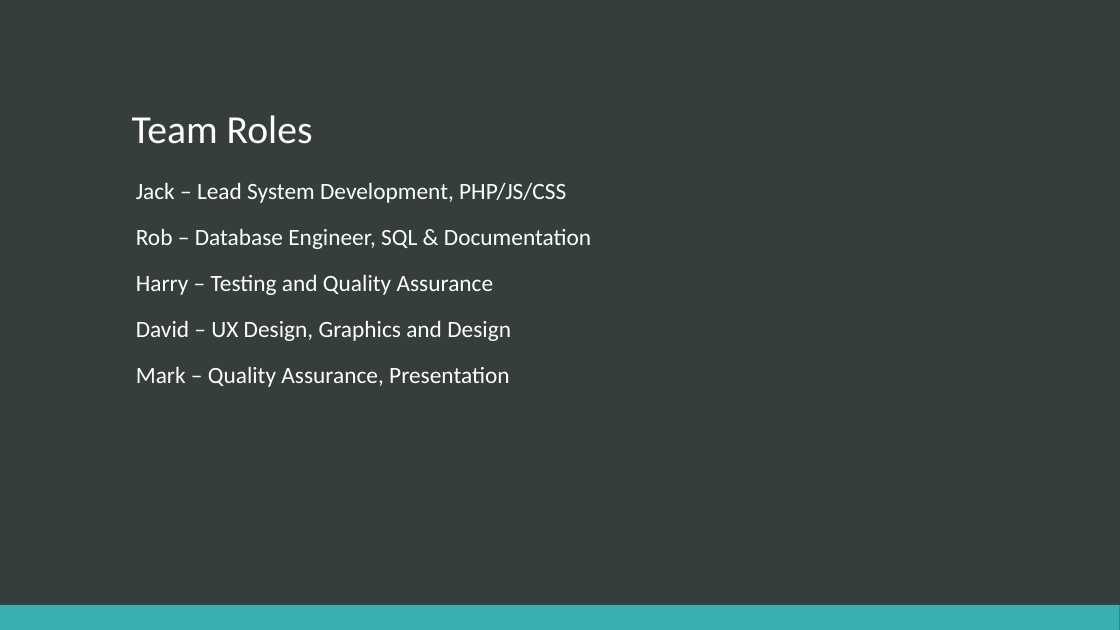
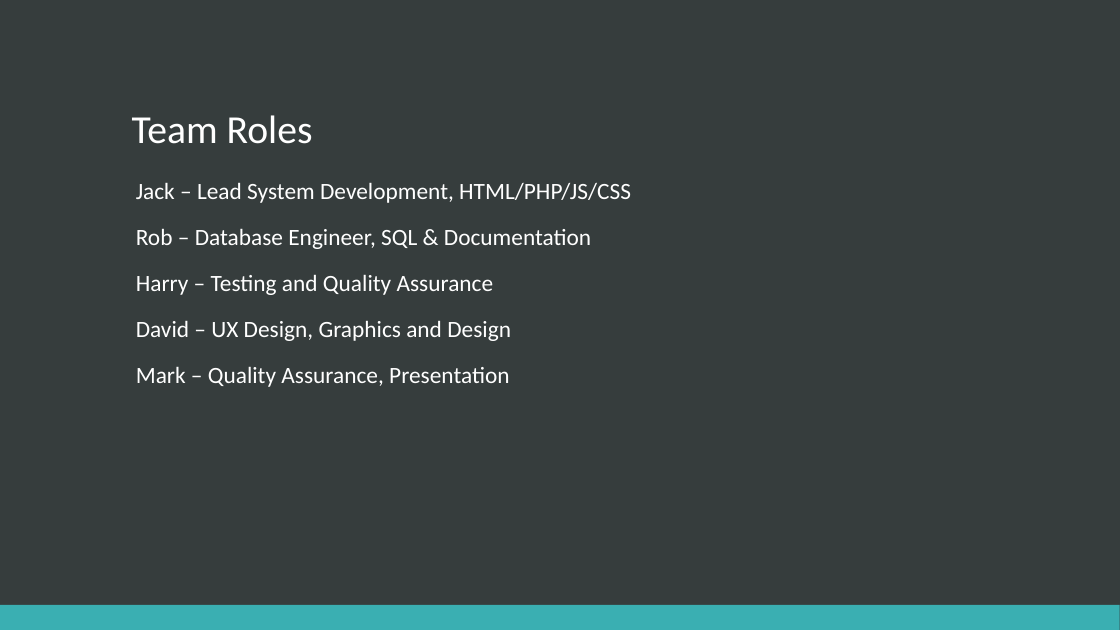
Before and after one commit to jack828/WECAN, a slide deck: slide 2 of presentation/WECAN.pptx. Drawn at 1120x630 pixels with LibreOffice and Linux fonts; fonts in the diff are those of the drawing. Boxes give left, top, right and bottom in pixels: in the first picture for what was removed or moved away, otherwise in the second. Text is boxed around its words. In the diff, an @@ line names an element or a change of style, - is before the commit and + after.

Commit message:
Fixed spelling #16

```diff
--- a/presentation/WECAN.pptx
+++ b/presentation/WECAN.pptx
@@ text at bbox=[136, 183, 631, 203]: text changed @@
-Jack – Lead System Development, PHP/JS/CSS
+Jack – Lead System Development, HTML/PHP/JS/CSS
```
